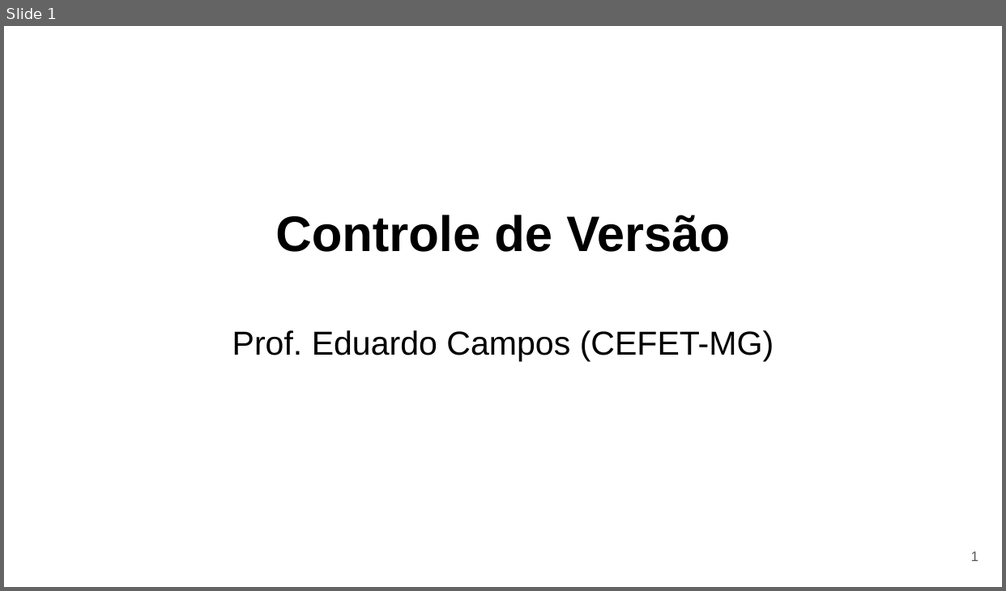
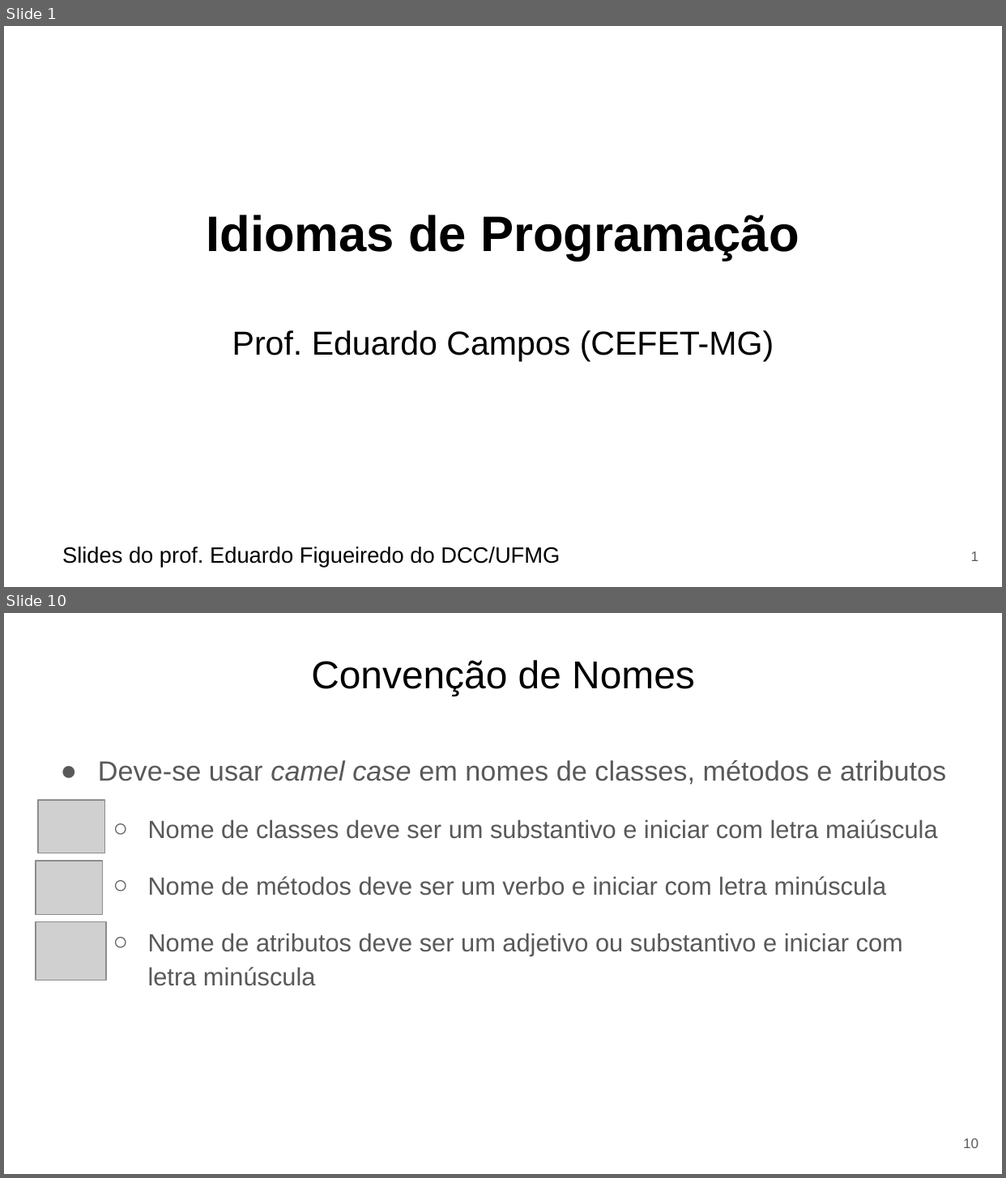
Before and after one commit to eduardocunha11/firstblog, a slide deck: aulas/gsi526/aula13-idiomas-programacao.pptx. Shown one above the other, each under a label of ours: slide 1 before the commit, slides 1 and 10 after it; the slides between them are not shown. The pictures are 1006x591 and 1006x1178 pixels, drawn with LibreOffice and Linux fonts; fonts in the diff are those of the drawing; grey boxes stand for pictures. Boxes give left, top, right and bottom in pixels: in the first picture for what was removed or moved away, otherwise in the second. Text is boxed around its words. In the diff, an @@ line names an element or a change of style, - is before the commit and + after.

Commit message:
add aula sobre idiomas de programacao

```diff
--- a/aulas/gsi526/aula13-idiomas-programacao.pptx
+++ b/aulas/gsi526/aula13-idiomas-programacao.pptx
@@ slide 10 added at [4, 613, 1002, 1174], background #FFFFFF @@
@@ title added at [311, 660, 695, 696], 28 pt, text #000000 @@
+Convenção de Nomes
@@ text added at [98, 760, 946, 986], 18 pt, text #595959 @@
+● Deve-se usar camel case em nomes de classes, métodos e atributos
+  ○ Nome de classes deve ser um substantivo e iniciar com letra maiúscula
+  ○ Nome de métodos deve ser um verbo e iniciar com letra minúscula
+  ○ Nome de atributos deve ser um adjetivo ou substantivo e iniciar com letra minúscula
@@ picture added at [38, 799, 104, 853] @@
@@ picture added at [36, 861, 103, 914] @@
@@ picture added at [36, 922, 107, 980] @@
@@ page number added at [963, 1139, 978, 1148], 10 pt, text #595959 @@
+10
@@ slide 1 changed as well @@
@@ title at [206, 215, 799, 261]: text changed @@
-Controle de Versão
+Idiomas de Programação
@@ text added at [62, 547, 560, 567], 16 pt, text #000000 @@
+Slides do prof. Eduardo Figueiredo do DCC/UFMG
```
Also in this commit, not shown: 1 other slide changed, 18 other slides added, 23 slides removed, 4 other files.
